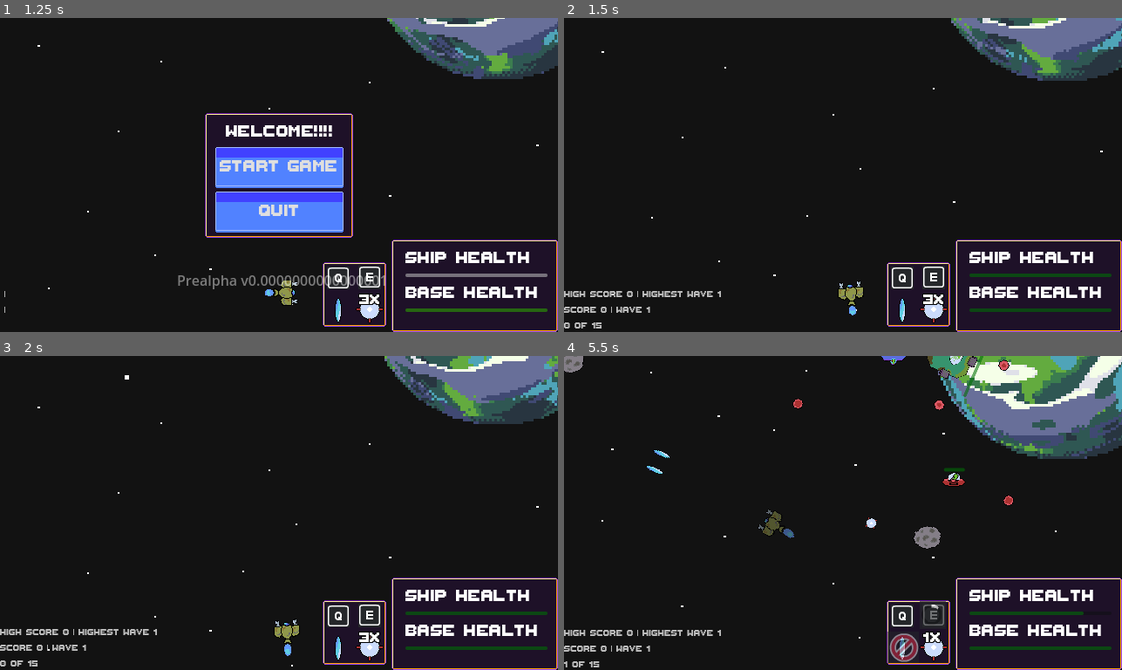
Above: before the commit, frames 1-4 (two rows, left to right).
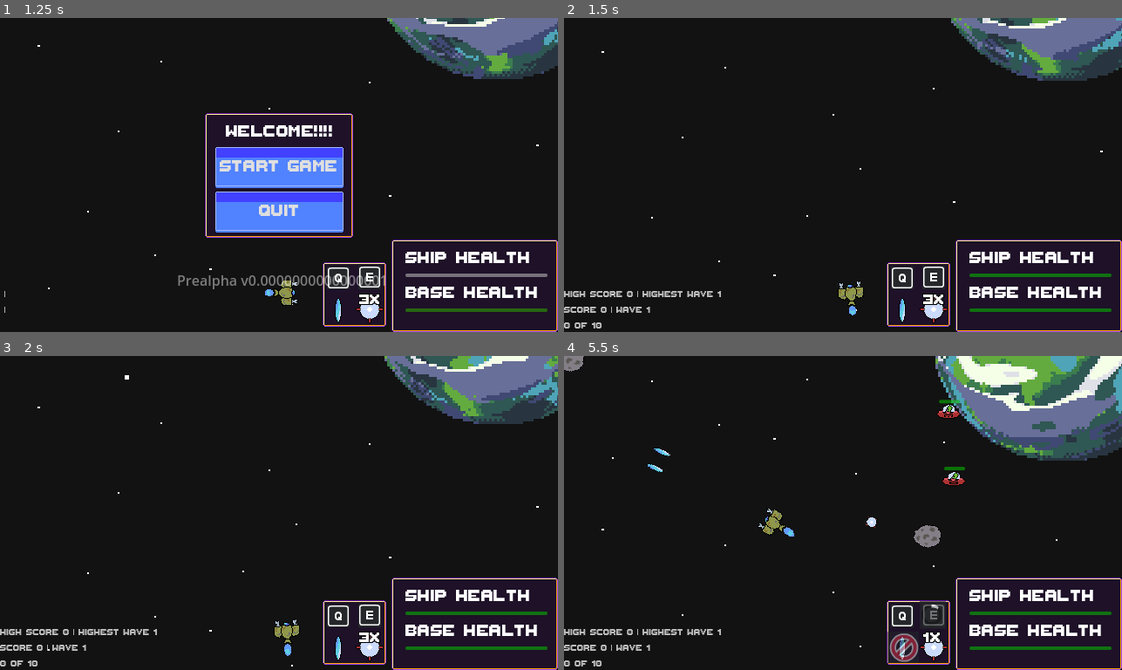
Above: after the commit, the same moments.

Repository: shua-10/space_invader_training_1
Game: Godot game, scene res://Scenes/level_1.tscn
Two runs of this game, one before a commit and one after it. Both use one fixed random seed, a clock stepped at 60 frames per second and the inputs below.
Inputs (mouse positions are in pixels of both pictures, inside the frame that each line leads up to):
- Up to frame 1 (1.25 s): move the mouse to (401, 159) at 0.52 s; hold D (move_right) from 0.53 s (still down); hold Space (shoot) from 0.53 s (still down)
- Up to frame 2 (1.5 s): release D (move_right) at 1.25 s; release Space (shoot) at 1.25 s; click "START GAME" at 1.25 s
- Up to frame 3 (2 s): no input
- Up to frame 4 (5.5 s): move the mouse to (731, 528) at 2.02 s; hold S (move_down) 2.03-2.78 s; tap E (deploy_missle) at 2.1, 5.1 s; tap Space (shoot) at 2.3, 3.6, 5.3 s; move the mouse to (898, 443) at 2.77 s; hold D (move_right) 2.78-3.53 s; hold Space (shoot) 2.78-3.53 s; tap Q (rapid_fire) at 2.85 s; move the mouse to (815, 575) at 3.52 s; hold W (move_up) 3.53-4.28 s; move the mouse to (1010, 560) at 4.27 s; hold Space (shoot) 4.28-5.03 s; hold A (move_left) from 4.28 s (still down); move the mouse to (675, 465) at 5.02 s

Frame 1 is identical in both runs. In frame 2, 0.6% of the frame differs, in the area x 5-99%, y 81-99%; in frame 3, 0.6%; in frame 4, 4.3%, in the area x 0-100%, y 0-100%.

Commit message:
added more sfx and built out waves

Diff:
--- a/Scripts/player.gd
+++ b/Scripts/player.gd
@@ -27,6 +27,8 @@
 var health: int
 var max_health: int
 var player_dying: bool = false
+var player_attack_damage: float
+
 
 signal player_death
 signal player_health_change
@@ -36,7 +38,7 @@
 	$AnimatedSprite2D.play("idle")
 	health = $HealthComponent.health
 	max_health = $HealthComponent.max_health
-	Sfx.play_engine()
+
 
 func _physics_process(delta: float) -> void:
 
@@ -101,6 +103,9 @@
 	bullet_right.global_position = %ShootPoint_Right.global_position
 	bullet_right.global_rotation = %ShootPoint_Right.global_rotation
 	get_parent().add_child(bullet_right)
+
+	player_attack_damage = bullet_left.attack_damage
+
 
 	$Shooting_Sound.play()
 
--- a/Upgrades/bullet_damage_upgrade.gd
+++ b/Upgrades/bullet_damage_upgrade.gd
@@ -2,4 +2,4 @@
 class_name BulletDamageUpgrade
 
 func apply_upgrades(bullet: Bullet):
-	bullet.attack_damage *= 1.50
+	bullet.attack_damage *= 1.20
--- a/Wave_Data/Wave_1.tres
+++ b/Wave_Data/Wave_1.tres
@@ -5,12 +5,12 @@
 [resource]
 script = ExtResource("1_tpjj6")
 regular_enemy_prob_min = 0.0
-regular_enemy_prob_max = 0.3
-fast_enemy_prob_min = 0.301
-fast_enemy_prob_max = 0.7
-carrier_prob_min = 0.701
-carrier_prob_max = 1.0
-regular_enemy_limit = 5.0
-fast_enemy_limit = 5.0
-carrier_limit = 5.0
-wave_death_limit = 15
+regular_enemy_prob_max = 1.0
+fast_enemy_prob_min = 0.0
+fast_enemy_prob_max = 0.0
+carrier_prob_min = 0.0
+carrier_prob_max = 0.0
+regular_enemy_limit = 10.0
+fast_enemy_limit = 0.0
+carrier_limit = 0.0
+wave_death_limit = 10
--- a/Wave_Data/Wave_10.tres
+++ b/Wave_Data/Wave_10.tres
@@ -5,12 +5,12 @@
 [resource]
 script = ExtResource("1_6xwlj")
 regular_enemy_prob_min = 0.0
-regular_enemy_prob_max = 1.0
-fast_enemy_prob_min = 0.0
-fast_enemy_prob_max = 0.0
-carrier_prob_min = 0.0
-carrier_prob_max = 0.0
-regular_enemy_limit = 2.0
-fast_enemy_limit = 0.0
-carrier_limit = 0.0
-wave_death_limit = 2
+regular_enemy_prob_max = 0.2
+fast_enemy_prob_min = 0.201
+fast_enemy_prob_max = 5.0
+carrier_prob_min = 0.501
+carrier_prob_max = 1.0
+regular_enemy_limit = 50.0
+fast_enemy_limit = 50.0
+carrier_limit = 5.0
+wave_death_limit = 105
--- a/Wave_Data/Wave_4.tres
+++ b/Wave_Data/Wave_4.tres
@@ -5,12 +5,12 @@
 [resource]
 script = ExtResource("1_57c0w")
 regular_enemy_prob_min = 0.0
-regular_enemy_prob_max = 0.0
-fast_enemy_prob_min = 0.0
-fast_enemy_prob_max = 0.0
+regular_enemy_prob_max = 0.5
+fast_enemy_prob_min = 0.501
+fast_enemy_prob_max = 1.0
 carrier_prob_min = 0.0
 carrier_prob_max = 0.0
-regular_enemy_limit = 0.0
-fast_enemy_limit = 0.0
+regular_enemy_limit = 20.0
+fast_enemy_limit = 10.0
 carrier_limit = 0.0
-wave_death_limit = 0
+wave_death_limit = 30
--- a/Wave_Data/Wave_5.tres
+++ b/Wave_Data/Wave_5.tres
@@ -5,12 +5,12 @@
 [resource]
 script = ExtResource("1_p8cao")
 regular_enemy_prob_min = 0.0
-regular_enemy_prob_max = 0.0
-fast_enemy_prob_min = 0.0
-fast_enemy_prob_max = 0.0
-carrier_prob_min = 0.0
-carrier_prob_max = 0.0
-regular_enemy_limit = 0.0
-fast_enemy_limit = 0.0
-carrier_limit = 0.0
-wave_death_limit = 0
+regular_enemy_prob_max = 0.4
+fast_enemy_prob_min = 0.401
+fast_enemy_prob_max = 0.9
+carrier_prob_min = 0.901
+carrier_prob_max = 1.0
+regular_enemy_limit = 25.0
+fast_enemy_limit = 15.0
+carrier_limit = 1.0
+wave_death_limit = 40
--- a/Wave_Data/Wave_6.tres
+++ b/Wave_Data/Wave_6.tres
@@ -5,12 +5,12 @@
 [resource]
 script = ExtResource("1_i73so")
 regular_enemy_prob_min = 0.0
-regular_enemy_prob_max = 1.0
-fast_enemy_prob_min = 0.0
-fast_enemy_prob_max = 0.0
-carrier_prob_min = 0.0
-carrier_prob_max = 0.0
-regular_enemy_limit = 2.0
-fast_enemy_limit = 0.0
-carrier_limit = 0.0
-wave_death_limit = 2
+regular_enemy_prob_max = 0.4
+fast_enemy_prob_min = 0.401
+fast_enemy_prob_max = 0.7
+carrier_prob_min = 0.701
+carrier_prob_max = 1.0
+regular_enemy_limit = 30.0
+fast_enemy_limit = 20.0
+carrier_limit = 1.0
+wave_death_limit = 50
--- a/Wave_Data/Wave_7.tres
+++ b/Wave_Data/Wave_7.tres
@@ -5,12 +5,12 @@
 [resource]
 script = ExtResource("1_s0ko7")
 regular_enemy_prob_min = 0.0
-regular_enemy_prob_max = 1.0
-fast_enemy_prob_min = 0.0
-fast_enemy_prob_max = 0.0
-carrier_prob_min = 0.0
-carrier_prob_max = 0.0
-regular_enemy_limit = 2.0
-fast_enemy_limit = 0.0
-carrier_limit = 0.0
-wave_death_limit = 2
+regular_enemy_prob_max = 0.3
+fast_enemy_prob_min = 0.301
+fast_enemy_prob_max = 0.6
+carrier_prob_min = 0.601
+carrier_prob_max = 1.0
+regular_enemy_limit = 35.0
+fast_enemy_limit = 25.0
+carrier_limit = 2.0
+wave_death_limit = 60
--- a/Wave_Data/Wave_8.tres
+++ b/Wave_Data/Wave_8.tres
@@ -5,12 +5,12 @@
 [resource]
 script = ExtResource("1_4cma5")
 regular_enemy_prob_min = 0.0
-regular_enemy_prob_max = 1.0
-fast_enemy_prob_min = 0.0
-fast_enemy_prob_max = 0.0
-carrier_prob_min = 0.0
-carrier_prob_max = 0.0
-regular_enemy_limit = 2.0
-fast_enemy_limit = 0.0
-carrier_limit = 0.0
-wave_death_limit = 2
+regular_enemy_prob_max = 0.3
+fast_enemy_prob_min = 0.301
+fast_enemy_prob_max = 0.6
+carrier_prob_min = 0.601
+carrier_prob_max = 1.0
+regular_enemy_limit = 40.0
+fast_enemy_limit = 30.0
+carrier_limit = 2.0
+wave_death_limit = 70
--- a/Wave_Data/Wave_9.tres
+++ b/Wave_Data/Wave_9.tres
@@ -5,12 +5,12 @@
 [resource]
 script = ExtResource("1_2dw15")
 regular_enemy_prob_min = 0.0
-regular_enemy_prob_max = 1.0
-fast_enemy_prob_min = 0.0
-fast_enemy_prob_max = 0.0
-carrier_prob_min = 0.0
-carrier_prob_max = 0.0
-regular_enemy_limit = 2.0
-fast_enemy_limit = 0.0
-carrier_limit = 0.0
-wave_death_limit = 2
+regular_enemy_prob_max = 0.2
+fast_enemy_prob_min = 0.201
+fast_enemy_prob_max = 0.5
+carrier_prob_min = 0.501
+carrier_prob_max = 1.0
+regular_enemy_limit = 45.0
+fast_enemy_limit = 35.0
+carrier_limit = 3.0
+wave_death_limit = 80
--- a/game_data.gd
+++ b/game_data.gd
@@ -58,4 +58,4 @@
 	current_death_carrier_count += 1
 
 func total_death_calc():
-	total_death_count = current_death_enemy_count + current_death_fast_enemy_count + current_carrier_count
+	total_death_count = current_death_enemy_count + current_death_fast_enemy_count + current_death_carrier_count
--- a/ref.tscn
+++ b/ref.tscn
@@ -4,6 +4,6 @@
 
 [node name="Ref" type="Node2D"]
 script = ExtResource("1_15v1l")
-green_health_bar = Color(0, 0.603922, 0.0235294, 1)
+green_health_bar = Color(0.0333333, 1, 0, 1)
 yellow_health_bar = Color(0.87451, 0.690196, 0, 1)
 red_health_bar = Color(0.992157, 0, 0, 1)
--- a/sfx.gd
+++ b/sfx.gd
@@ -2,17 +2,22 @@
 class_name SFX
 
 @export var explosion_sound: AudioStreamPlayer2D
-@export var engine: AudioStreamPlayer2D
 @export var button_press: AudioStreamPlayer2D
+@export var player_engine: AudioStreamPlayer2D
+@export var menu_switching: AudioStreamPlayer2D
+
 
 func play_explosion():
-	explosion_sound.pitch_scale = randf_range(0.85, 1.15)
+	explosion_sound.pitch_scale = randf_range(0.70, 1.30)
 	explosion_sound.play()
 
 func play_engine():
-	engine.pitch_scale = randf_range(0.25,0.40)
-	engine.play()
+	player_engine.play()
 
 func play_button_press():
 	button_press.pitch_scale = randf_range(0.85, 1.15)
 	button_press.play()
+
+func play_menu_switch():
+	menu_switching.pitch_scale = randf_range(0.85, 1.15)
+	menu_switching.play()
--- a/sfx.tscn
+++ b/sfx.tscn
@@ -1,24 +1,30 @@
-[gd_scene load_steps=4 format=3 uid="uid://dqb5dqhxkdovh"]
+[gd_scene load_steps=6 format=3 uid="uid://dqb5dqhxkdovh"]
 
 [ext_resource type="Script" path="res://sfx.gd" id="1_uu3er"]
 [ext_resource type="AudioStream" uid="uid://d2pr8tap88ic3" path="res://Sounds/zapsplat_multimedia_game_sound_arcade_8bit_boom_explosion_001_112210.mp3" id="2_6upwj"]
 [ext_resource type="AudioStream" uid="uid://bo07pkaddq1td" path="res://Sounds/zapsplat_multimedia_game_sound_retro_arcade_beep_003_92242.mp3" id="3_i8i1i"]
+[ext_resource type="AudioStream" uid="uid://ca61qro15cc4w" path="res://Sounds/zapsplat_science_fiction_spacecraft_engines_drone_10569.mp3" id="4_qm8xp"]
+[ext_resource type="AudioStream" uid="uid://ctkvxvofnhv4v" path="res://Sounds/zapsplat_multimedia_game_sound_digital_retro_arcade_blip_001_98413.mp3" id="5_nd5ei"]
 
-[node name="SFX" type="Node2D" node_paths=PackedStringArray("explosion_sound", "engine", "button_press")]
+[node name="SFX" type="Node2D" node_paths=PackedStringArray("explosion_sound", "button_press", "player_engine", "menu_switching")]
 process_mode = 3
 script = ExtResource("1_uu3er")
 explosion_sound = NodePath("Explosion_sound")
-engine = NodePath("Engine_flame_sound")
 button_press = NodePath("Button_Pressing")
+player_engine = NodePath("Player_engine")
+menu_switching = NodePath("menu_switching")
 
 [node name="Explosion_sound" type="AudioStreamPlayer2D" parent="."]
 stream = ExtResource("2_6upwj")
 volume_db = -15.0
 
-[node name="Engine_flame_sound" type="AudioStreamPlayer2D" parent="."]
-volume_db = -8.83
-pitch_scale = 0.33
-
 [node name="Button_Pressing" type="AudioStreamPlayer2D" parent="."]
 stream = ExtResource("3_i8i1i")
 volume_db = -25.0
+
+[node name="Player_engine" type="AudioStreamPlayer2D" parent="."]
+stream = ExtResource("4_qm8xp")
+volume_db = -15.0
+
+[node name="menu_switching" type="AudioStreamPlayer2D" parent="."]
+stream = ExtResource("5_nd5ei")
--- a/upgrade_selector.gd
+++ b/upgrade_selector.gd
@@ -5,6 +5,7 @@
 @export var bullet_damage_upgrade: Resource
 
 @export var level: Level
+@onready var bullet_damage_button: Button = $PanelContainer/Panel/VBoxContainer/HBoxContainer/bullet_damage_button
 
 signal health_restored
 
@@ -13,9 +14,13 @@
 	pass
 
 func _on_bullet_damage_button_pressed() -> void:
-	player.bullet_upgrades.append(bullet_damage_upgrade)
-	visible = false
-	Sfx.play_button_press()
+	if player.player_attack_damage <= 1.0:
+		player.bullet_upgrades.append(bullet_damage_upgrade)
+		visible = false
+		Sfx.play_button_press()
+	else:
+		bullet_damage_button.disabled = true
+
 
 func _on_health_restore_button_pressed() -> void:
 	var player_children = player.get_children()
Not shown, added: Sounds/zapsplat_multimedia_game_sound_digital_retro_arcade_blip_001_98413.mp3.import
Not shown, added: Sounds/zapsplat_science_fiction_spacecraft_engines_drone_10569.mp3.import
Not shown, added: Sounds/zapsplat_multimedia_game_sound_digital_retro_arcade_blip_001_98413.mp3
Not shown, added: Sounds/zapsplat_science_fiction_spacecraft_engines_drone_10569.mp3
